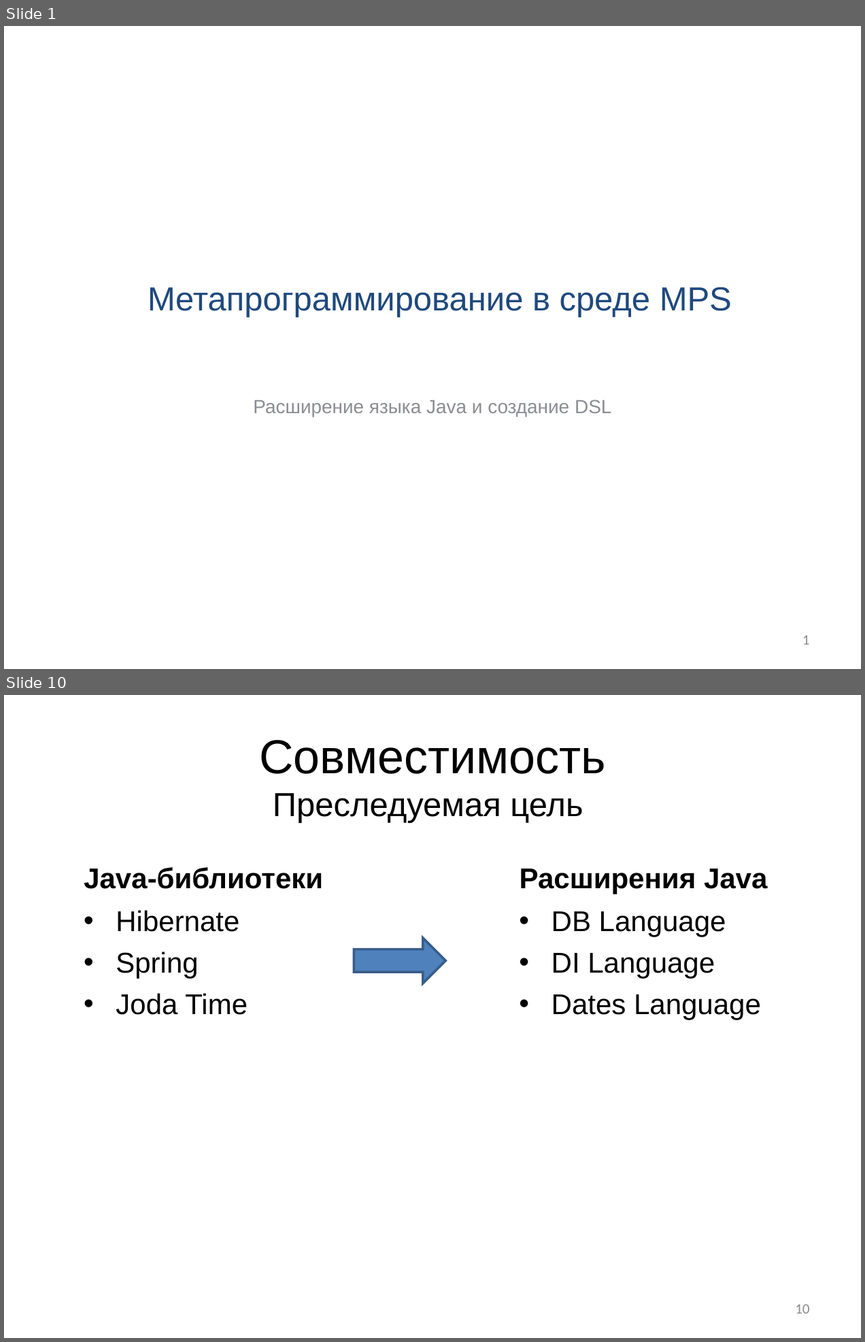
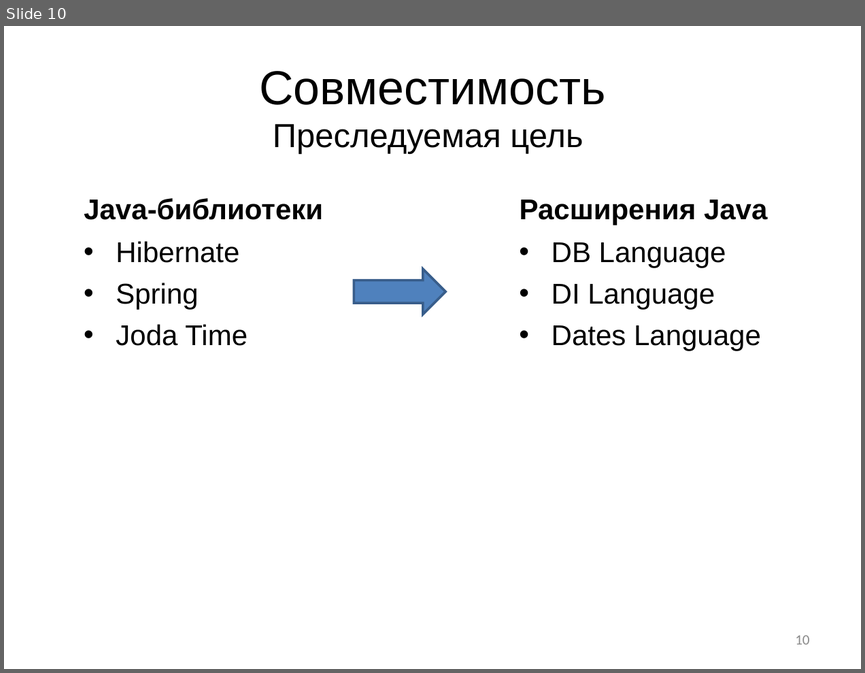
Before and after one commit to mazine/umk, a slide deck: presentations/01-intro.ppt. Shown one above the other, each under a label of ours: slides 1 and 10 before the commit, slide 10 after it; the slides between them are not shown. The pictures are 865x1342 and 865x673 pixels, drawn with LibreOffice and Linux fonts; fonts in the diff are those of the drawing. Boxes give left, top, right and bottom in pixels: in the first picture for what was removed or moved away, otherwise in the second. Text is boxed around its words. In the diff, an @@ line names an element or a change of style, - is before the commit and + after.

```diff
--- a/presentations/01-intro.ppt
+++ b/presentations/01-intro.ppt
@@ slide 1 removed at [4,26,861,669], background #FFFFFF @@
@@ title removed at [147,286,732,317] @@
-Метапрограммирование в среде MPS
@@ subtitle removed at [253,399,611,416] @@
-Расширение языка Java и создание DSL
@@ page number removed at [802,635,810,644] @@
-1
```
Also in this commit, not shown: 10 slides changed, 1 slide added, 18 other files.
